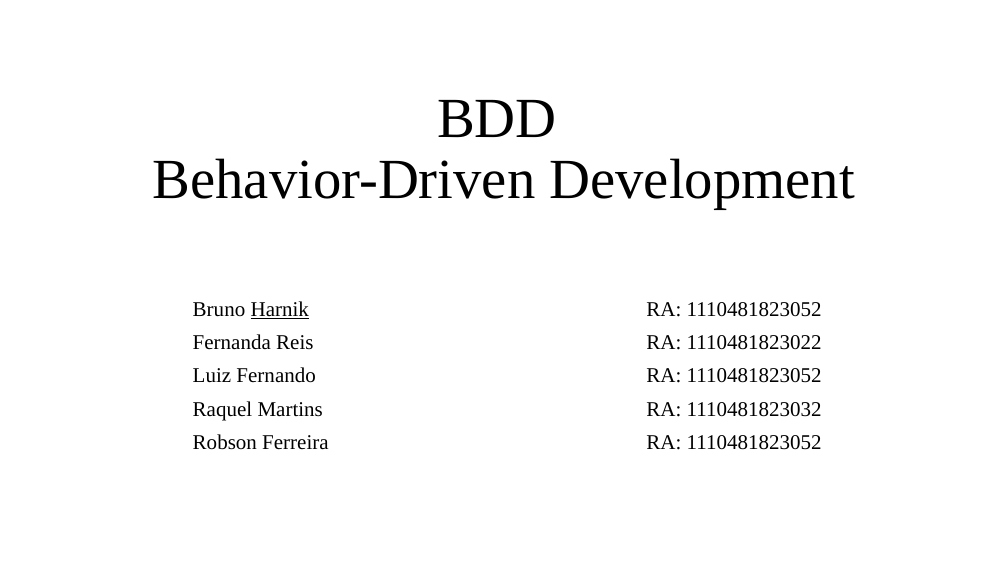
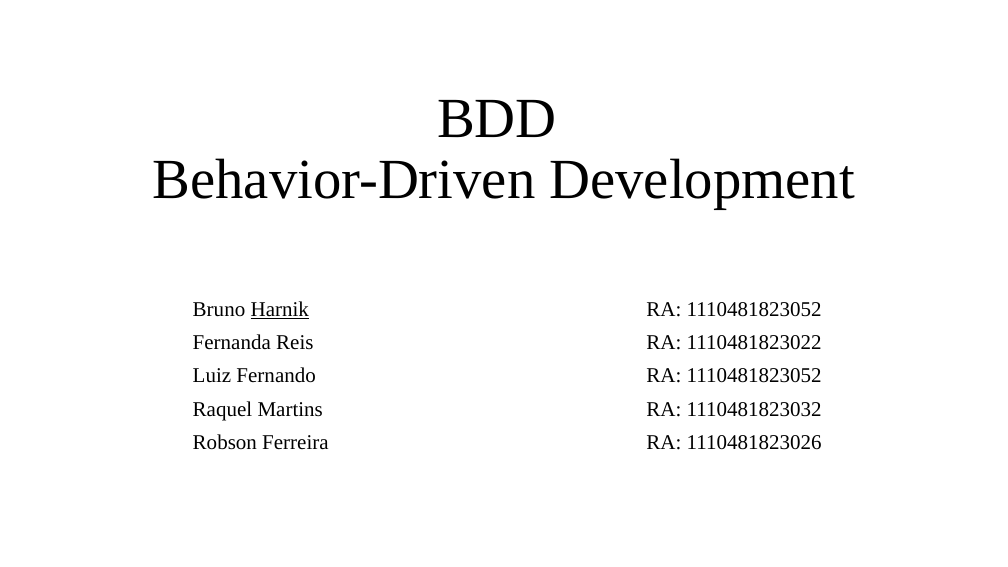
Before and after one commit to feevars/fatec4SEM, a slide deck: slide 1 of 2SEM/IES100 - Engenharia de Software I/BDD - Behavior Driven Development/apresentacao-oficial_BDD.pptx. Drawn at 1008x567 pixels with LibreOffice and Linux fonts; fonts in the diff are those of the drawing. Boxes give left, top, right and bottom in pixels: in the first picture for what was removed or moved away, otherwise in the second. Text is boxed around its words. In the diff, an @@ line names an element or a change of style, - is before the commit and + after.

```diff
--- a/2SEM/IES100 - Engenharia de Software I/BDD - Behavior Driven Development/apresentacao-oficial_BDD.pptx
+++ b/2SEM/IES100 - Engenharia de Software I/BDD - Behavior Driven Development/apresentacao-oficial_BDD.pptx
@@ subtitle at (193,434,822,450): text changed @@
-Robson Ferreira RA: 1110481823052
+Robson Ferreira RA: 1110481823026
```
Also in this commit, not shown: 4 other slides changed, 1 slide removed.
